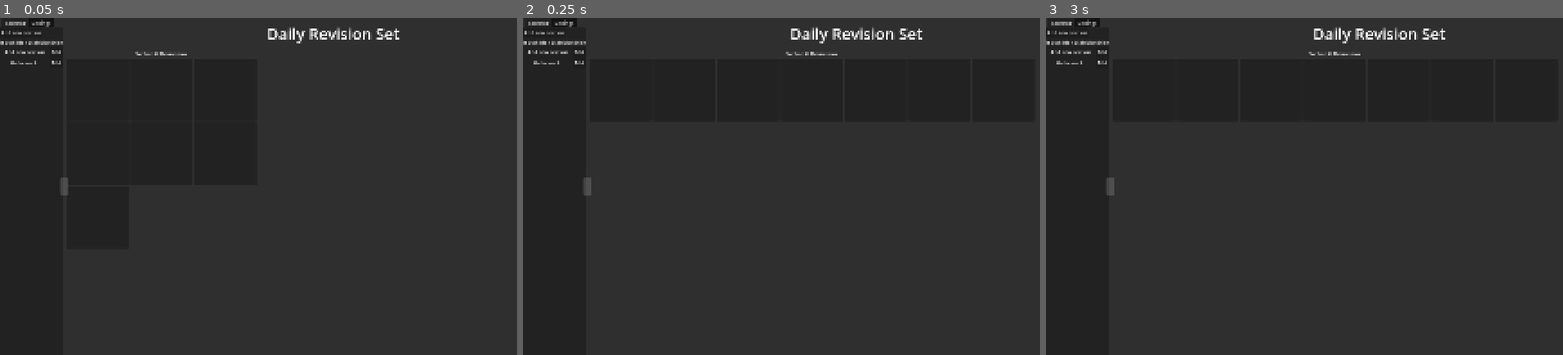
Above: before the commit, frames 1-3 (left to right).
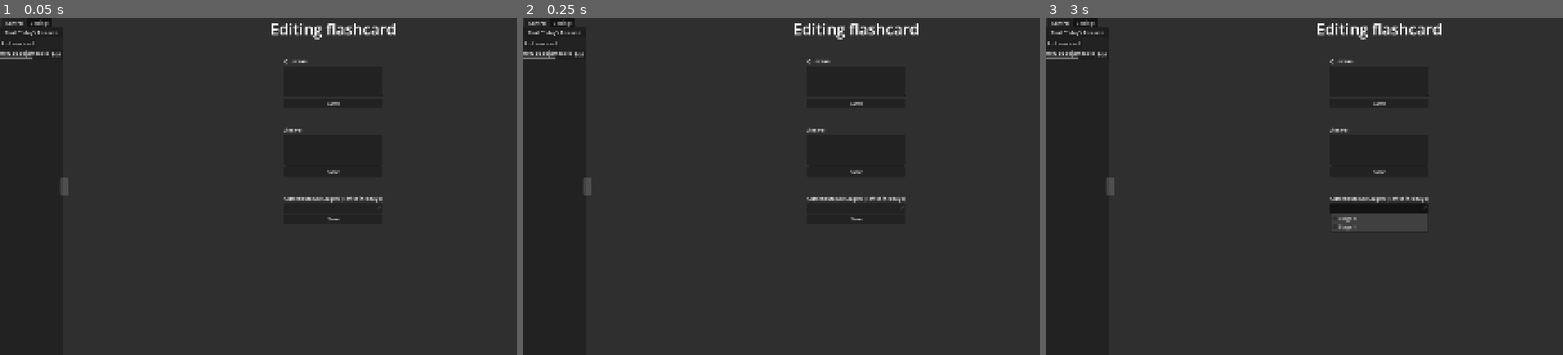
Above: after the commit, the same moments.

Repository: viywolf/Spaced-Repetition-Helper
Game: Godot game, scene res://scenes/main_screen.tscn
Same seed, same stepped clock (60 frames per second), same inputs: the game is played once before the commit and once after it.
Inputs (mouse positions are in pixels of both pictures, inside the frame that each line leads up to):
- Up to frame 1 (0.05 s): no input
- Up to frame 2 (0.25 s): no input
- Up to frame 3 (3 s): click "Edit" at 0.5 s; click "Edit" at 1.25 s; click "Add new section" (after the commit: "Save") at 2 s; click (1376, 206) at 2.77 s

The runs differ from the first frame. In frame 1, 1.6% of the frame differs, in the area x 0-78%, y 0-60%; in frame 2, 1.7%; in frame 3, 2.2%, in the area x 0-78%, y 0-64%.

Commit message:
Add edit menu

Diff:
--- /dev/null
+++ b/scenes/flashcard_selector.gd
@@ -0,0 +1,8 @@
+extends HBoxContainer
+
+@export var displayed_text = ""
+
+
+# Called when the node enters the scene tree for the first time.
+func _ready() -> void:
+	$ScrollContainer/Label.text = displayed_text
--- /dev/null
+++ b/scenes/flashcard_selector.tscn
@@ -0,0 +1,21 @@
+[gd_scene format=3 uid="uid://brptua0328gio"]
+
+[ext_resource type="Script" uid="uid://b82cnrfcnlhn1" path="res://scenes/flashcard_selector.gd" id="1_n1grf"]
+
+[node name="FlashcardSelector" type="HBoxContainer" unique_id=572980274]
+script = ExtResource("1_n1grf")
+
+[node name="ScrollContainer" type="ScrollContainer" parent="." unique_id=1812421595]
+custom_minimum_size = Vector2(0, 30)
+layout_mode = 2
+size_flags_horizontal = 3
+
+[node name="Label" type="Label" parent="ScrollContainer" unique_id=1569199265]
+layout_mode = 2
+size_flags_horizontal = 3
+text = "What is the kldfjlaksjfaslk;jfakjlkjfwafs"
+horizontal_alignment = 1
+
+[node name="Button2" type="Button" parent="." unique_id=1682936915]
+layout_mode = 2
+text = "Edit"
--- a/scenes/main_screen.tscn
+++ b/scenes/main_screen.tscn
@@ -4,6 +4,7 @@
 [ext_resource type="Script" uid="uid://dedbl14ruchug" path="res://scenes/selector_manager.gd" id="1_kusfh"]
 [ext_resource type="Script" uid="uid://hl45omvsv3tm" path="res://scripts/main_section.gd" id="1_lushf"]
 [ext_resource type="Script" uid="uid://cdn3le7hqbp7n" path="res://scripts/editor_manager.gd" id="3_aum10"]
+[ext_resource type="PackedScene" uid="uid://brptua0328gio" path="res://scenes/flashcard_selector.tscn" id="3_w87pm"]
 
 [node name="MainScreen" type="Control" unique_id=339445641]
 layout_mode = 3
@@ -26,37 +27,34 @@
 layout_mode = 2
 current_tab = 0
 
-[node name="Selector" type="VBoxContainer" parent="MainSection/Management" unique_id=699732768]
-layout_mode = 2
+[node name="Control" type="VBoxContainer" parent="MainSection/Management" unique_id=868369933]
+layout_mode = 2
+metadata/_tab_index = 0
+
+[node name="Label" type="Button" parent="MainSection/Management/Control" unique_id=595796603]
+layout_mode = 2
+text = "Start Today's Revision"
+
+[node name="ScrollContainer" type="ScrollContainer" parent="MainSection/Management/Control" unique_id=148761687]
+custom_minimum_size = Vector2(0, 1000)
+layout_mode = 2
+
+[node name="Selector" type="VBoxContainer" parent="MainSection/Management/Control/ScrollContainer" unique_id=699732768]
+custom_maximum_size = Vector2(1080, -1)
+layout_mode = 2
+size_flags_horizontal = 3
 script = ExtResource("1_kusfh")
-metadata/_tab_index = 0
-
-[node name="Section1" type="HBoxContainer" parent="MainSection/Management/Selector" unique_id=1660894200]
-layout_mode = 2
-
-[node name="Button" type="Button" parent="MainSection/Management/Selector/Section1" unique_id=735387540]
-layout_mode = 2
-text = "Add new section"
-
-[node name="Label" type="RichTextLabel" parent="MainSection/Management/Selector" unique_id=1916375249]
-custom_minimum_size = Vector2(0, 24)
-layout_mode = 2
-text = "-Blah blah blah blah blah blah blah section-"
-autowrap_mode = 0
-horizontal_alignment = 1
-
-[node name="Section2" type="HBoxContainer" parent="MainSection/Management/Selector" unique_id=1099115200]
-layout_mode = 2
-
-[node name="Label" type="Label" parent="MainSection/Management/Selector/Section2" unique_id=1216725916]
-layout_mode = 2
-size_flags_horizontal = 3
-text = "Add new section"
-horizontal_alignment = 1
-
-[node name="Button2" type="Button" parent="MainSection/Management/Selector/Section2" unique_id=1044597544]
-layout_mode = 2
-text = "Edit"
+
+[node name="Section1" type="HBoxContainer" parent="MainSection/Management/Control/ScrollContainer/Selector" unique_id=1660894200]
+layout_mode = 2
+
+[node name="Button" type="Button" parent="MainSection/Management/Control/ScrollContainer/Selector/Section1" unique_id=735387540]
+layout_mode = 2
+text = "Add new card"
+
+[node name="FlashcardSelector" parent="MainSection/Management/Control/ScrollContainer/Selector" unique_id=572980274 instance=ExtResource("3_w87pm")]
+layout_mode = 2
+displayed_text = "How do oajafnaadlkjskjlsajlkasd"
 
 [node name="Settings" type="VBoxContainer" parent="MainSection/Management" unique_id=1372341393]
 visible = false
@@ -67,6 +65,14 @@
 layout_mode = 2
 text = "Placeholder"
 
+[node name="CheckBox" type="CheckBox" parent="MainSection/Management/Settings" unique_id=1814731658]
+layout_mode = 2
+text = "Check box"
+
+[node name="Label2" type="Label" parent="MainSection/Management/Settings" unique_id=1023653031]
+layout_mode = 2
+text = "Revision stats"
+
 [node name="FlashcardManager" type="VBoxContainer" parent="MainSection" unique_id=1561580294]
 visible = false
 layout_mode = 2
@@ -138,7 +144,7 @@
 [node name="LeftArrowButton" type="Button" parent="MainSection/FlashcardManager/ArrowContainer" unique_id=1485618557]
 custom_minimum_size = Vector2(100, 0)
 layout_mode = 2
-text = "<"
+text = "Incorrect"
 
 [node name="AnswerText" type="RichTextLabel" parent="MainSection/FlashcardManager/ArrowContainer" unique_id=680768261]
 unique_name_in_owner = true
@@ -149,7 +155,7 @@
 [node name="RightArrowButton" type="Button" parent="MainSection/FlashcardManager/ArrowContainer" unique_id=1246226754]
 custom_minimum_size = Vector2(100, 0)
 layout_mode = 2
-text = ">"
+text = "Correct"
 
 [node name="Spacer3" type="Control" parent="MainSection/FlashcardManager/ArrowContainer" unique_id=1195006882]
 layout_mode = 2
@@ -160,6 +166,7 @@
 size_flags_vertical = 3
 
 [node name="EditorManager" type="VBoxContainer" parent="MainSection" unique_id=1902498502]
+visible = false
 custom_minimum_size = Vector2(200, 0)
 layout_mode = 2
 script = ExtResource("3_aum10")
@@ -178,6 +185,7 @@
 horizontal_scroll_mode = 3
 
 [node name="VBoxContainer" type="VBoxContainer" parent="MainSection/EditorManager/ScrollContainer" unique_id=1619798835]
+custom_maximum_size = Vector2(1080, -1)
 layout_mode = 2
 alignment = 1
 
@@ -217,4 +225,94 @@
 custom_minimum_size = Vector2(200, 200)
 layout_mode = 2
 
+[node name="CardEditor" type="VBoxContainer" parent="MainSection" unique_id=838655222]
+layout_mode = 2
+
+[node name="CardEditTitle" type="RichTextLabel" parent="MainSection/CardEditor" unique_id=1896947897]
+custom_minimum_size = Vector2(0, 50)
+layout_mode = 2
+theme_override_font_sizes/normal_font_size = 50
+text = "Editing flashcard"
+fit_content = true
+horizontal_alignment = 1
+
+[node name="HBoxContainer4" type="HBoxContainer" parent="MainSection/CardEditor" unique_id=1223823865]
+layout_mode = 2
+
+[node name="Control" type="Control" parent="MainSection/CardEditor/HBoxContainer4" unique_id=1480348645]
+layout_mode = 2
+size_flags_horizontal = 3
+
+[node name="VBoxContainer" type="VBoxContainer" parent="MainSection/CardEditor/HBoxContainer4" unique_id=2042806664]
+layout_mode = 2
+
+[node name="Spacer3" type="Control" parent="MainSection/CardEditor/HBoxContainer4/VBoxContainer" unique_id=1286269655]
+custom_minimum_size = Vector2(0, 50)
+layout_mode = 2
+
+[node name="Label2" type="Label" parent="MainSection/CardEditor/HBoxContainer4/VBoxContainer" unique_id=1868859340]
+layout_mode = 2
+text = "Question"
+
+[node name="QuestionTextEdit" type="TextEdit" parent="MainSection/CardEditor/HBoxContainer4/VBoxContainer" unique_id=1216680704]
+custom_minimum_size = Vector2(0, 100)
+layout_mode = 2
+
+[node name="HBoxContainer" type="HBoxContainer" parent="MainSection/CardEditor/HBoxContainer4/VBoxContainer" unique_id=1478890965]
+layout_mode = 2
+
+[node name="Button" type="Button" parent="MainSection/CardEditor/HBoxContainer4/VBoxContainer/HBoxContainer" unique_id=1391410976]
+layout_mode = 2
+size_flags_horizontal = 3
+text = "Save"
+
+[node name="Spacer" type="Control" parent="MainSection/CardEditor/HBoxContainer4/VBoxContainer" unique_id=842039440]
+custom_minimum_size = Vector2(0, 50)
+layout_mode = 2
+
+[node name="Label3" type="Label" parent="MainSection/CardEditor/HBoxContainer4/VBoxContainer" unique_id=1214472745]
+layout_mode = 2
+text = "Answer"
+
+[node name="AnswerTextEdit" type="TextEdit" parent="MainSection/CardEditor/HBoxContainer4/VBoxContainer" unique_id=850870098]
+custom_minimum_size = Vector2(0, 100)
+layout_mode = 2
+
+[node name="HBoxContainer2" type="HBoxContainer" parent="MainSection/CardEditor/HBoxContainer4/VBoxContainer" unique_id=1467970610]
+layout_mode = 2
+
+[node name="Button" type="Button" parent="MainSection/CardEditor/HBoxContainer4/VBoxContainer/HBoxContainer2" unique_id=1028392380]
+layout_mode = 2
+size_flags_horizontal = 3
+text = "Save"
+
+[node name="Spacer2" type="Control" parent="MainSection/CardEditor/HBoxContainer4/VBoxContainer" unique_id=128109137]
+custom_minimum_size = Vector2(0, 50)
+layout_mode = 2
+
+[node name="Label" type="Label" parent="MainSection/CardEditor/HBoxContainer4/VBoxContainer" unique_id=942155639]
+layout_mode = 2
+text = "Current status: Stage 0 (Revise in 0 days)"
+horizontal_alignment = 1
+
+[node name="OptionButton" type="OptionButton" parent="MainSection/CardEditor/HBoxContainer4/VBoxContainer" unique_id=284201107]
+layout_mode = 2
+item_count = 2
+popup/item_0/text = "Stage 0"
+popup/item_0/id = 0
+popup/item_1/text = "Stage 1"
+popup/item_1/id = 1
+
+[node name="HBoxContainer3" type="HBoxContainer" parent="MainSection/CardEditor/HBoxContainer4/VBoxContainer" unique_id=1108072163]
+layout_mode = 2
+
+[node name="Button" type="Button" parent="MainSection/CardEditor/HBoxContainer4/VBoxContainer/HBoxContainer3" unique_id=460512501]
+layout_mode = 2
+size_flags_horizontal = 3
+text = "Save"
+
+[node name="Control2" type="Control" parent="MainSection/CardEditor/HBoxContainer4" unique_id=1890700093]
+layout_mode = 2
+size_flags_horizontal = 3
+
 [connection signal="pressed" from="MainSection/FlashcardManager/SubmitButton/RevealButton" to="MainSection/FlashcardManager" method="_on_reveal_button_pressed"]
--- a/scenes/selector_manager.gd
+++ b/scenes/selector_manager.gd
@@ -1,9 +1,11 @@
 extends VBoxContainer
 
+@onready var flashcard_select = preload("res://scenes/flashcard_selector.tscn")
 
 # Called when the node enters the scene tree for the first time.
 func _ready() -> void:
-	create_set_label("Hello world")
+	pass
+	#create_set_label("Hello world")
 
 
 func create_section_label(message: String) -> void:
@@ -12,17 +14,6 @@
 	add_child(section_label)
 
 func create_set_label(label_text: String) -> void:
-	var hbox := HBoxContainer.new()
-
-	var set_label := Label.new()
-	set_label.size_flags_horizontal = Control.SIZE_EXPAND_FILL
-	set_label.horizontal_alignment = HORIZONTAL_ALIGNMENT_CENTER
-	set_label.text = label_text
-
-	var edit_button := Button.new()
-	edit_button.text = "Edit"
-
-	hbox.add_child(set_label)
-	hbox.add_child(edit_button)
-
-	self.add_child(hbox)
+	var new_flashcard_select = flashcard_select.instantiate()
+	new_flashcard_select.displayed_text = label_text
+	self.add_child(new_flashcard_select)
--- a/scripts/editor_manager.gd
+++ b/scripts/editor_manager.gd
@@ -9,11 +9,13 @@
 # Called when the node enters the scene tree for the first time.
 func _ready() -> void:
 	pass # Replace with function body.
+	add_section_label("Section 1: revise in one day")
+	add_flashcard_grid(["hello", "what", "is", "your", "name"])
 
 
 # Called every frame. 'delta' is the elapsed time since the previous frame.
 func _process(_delta: float) -> void:
-	# Adjusting the number of columns
+	# Calculating the number of columns needed
 	if (PANEL_SIZE * no_of_grid_columns < self.size.x
 			and PANEL_SIZE * no_of_grid_columns > self.size.x - PANEL_SIZE):
 		pass # Good size
@@ -34,11 +36,12 @@
 	var new_label = Label.new()
 	new_label.text = message
 	new_label.horizontal_alignment = HORIZONTAL_ALIGNMENT_CENTER
-	add_child(new_label)
+	main_editing_zone.add_child(new_label)
 
 func add_flashcard_grid(questions: Array[String]) -> void:
 	var new_grid = GridContainer.new()
 	for i in range(questions.size()):
 		var new_panel = Panel.new()
+		new_panel.custom_minimum_size = Vector2(PANEL_SIZE, PANEL_SIZE)
 		new_grid.add_child(new_panel)
-	add_child(new_grid)
+	main_editing_zone.add_child(new_grid)
--- a/scripts/main_section.gd
+++ b/scripts/main_section.gd
@@ -9,3 +9,11 @@
 # Called every frame. 'delta' is the elapsed time since the previous frame.
 func _process(delta: float) -> void:
 	pass
+
+func show_flashcard_manager() -> void:
+	$FlashcardManager.show()
+	$EditorManager.hide()
+
+func show_editor_manager() -> void:
+	$FlashcardManager.hide()
+	$EditorManager.show()
Not shown, added: scenes/flashcard_selector.gd.uid
